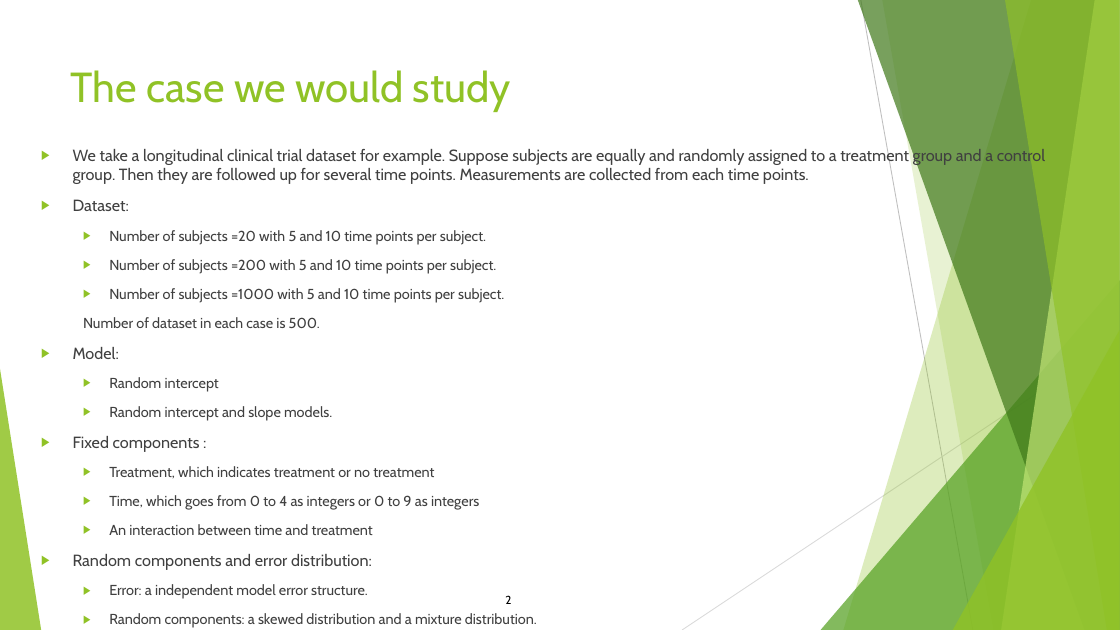
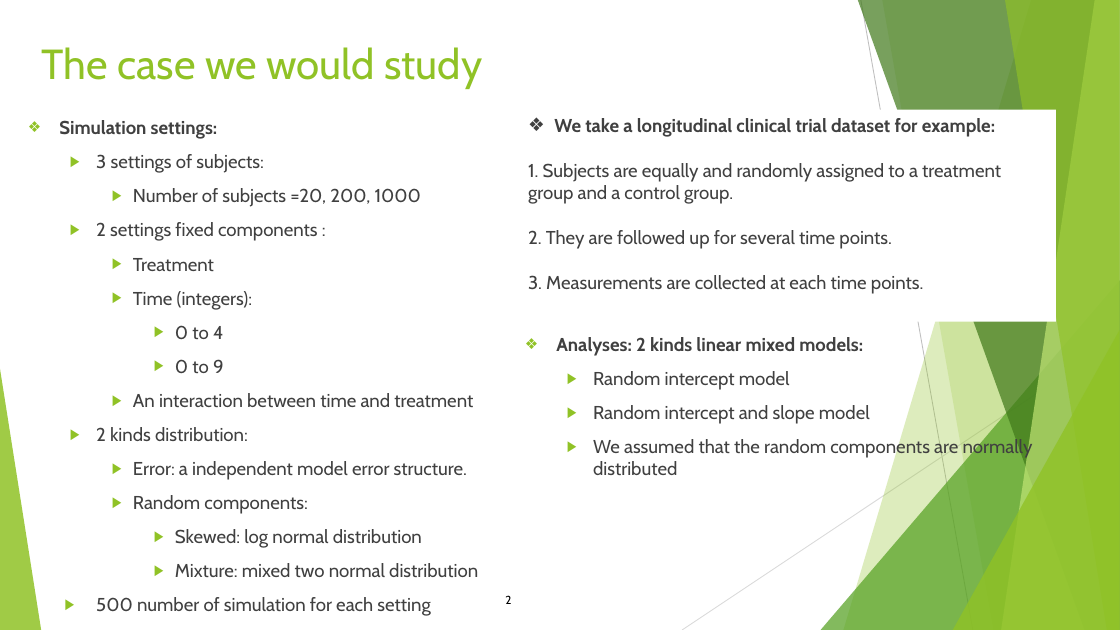
Before and after one commit to zhwr7125/BIOS6624, a slide deck: slide 2 of Project2/Reports/Project 2 interim.pptx. Drawn at 1120x630 pixels with LibreOffice and Linux fonts; fonts in the diff are those of the drawing. Boxes give left, top, right and bottom in pixels: in the first picture for what was removed or moved away, otherwise in the second. Text is boxed around its words. In the diff, an @@ line names an element or a change of style, - is before the commit and + after.

Commit message:
4th version

```diff
--- a/Project2/Reports/Project 2 interim.pptx
+++ b/Project2/Reports/Project 2 interim.pptx
@@ title "The case we would study": place and size @@
-title "The case we would study" at (71, 70, 511, 112)
+title "The case we would study" at (42, 47, 482, 89)
@@ text "Simulation settings:": place and size @@
-text "Simulation settings:" at (73, 148, 1045, 599)
+text "Simulation settings:" at (59, 120, 478, 616)
@@ rectangle added at (520, 110, 1056, 322), fill #FFFFFF, 16 pt, text #404040 @@
+❖ We take a longitudinal clinical trial dataset for example:
+1. Subjects are equally and randomly assigned to a treatment group and a control group.
+2. They are followed up for several time points.
+3. Measurements are collected at each time points.
@@ text at (59, 120, 421, 373): text changed; size 12.4 to 16 pt @@
-▶ We take a longitudinal clinical trial dataset for example. Suppose subjects are equally and randomly assigned to a treatment group and a control group. Then they are followed up for several time points. Measurements are collected from each time points.
-▶ Dataset:
-  ▶ Number of subjects =20 with 5 and 10 time points per subject.
-  ▶ Number of subjects =200 with 5 and 10 time points per subject.
-  ▶ Number of subjects =1000 with 5 and 10 time points per subject.
-  Number of dataset in each case is 500.
-▶ Model:
-  ▶ Random intercept
-  ▶ Random intercept and slope models.
-▶ Fixed components :
-  ▶ Treatment, which indicates treatment or no treatment
-  ▶ Time, which goes from 0 to 4 as integers or 0 to 9 as integers
+❖ Simulation settings:
+  ▶ 3 settings of subjects:
+    ▶ Number of subjects =20, 200, 1000
+  ▶ 2 settings fixed components :
+    ▶ Treatment
+    ▶ Time (integers):
+      ▶ 0 to 4
+      ▶ 0 to 9
@@ text added at (556, 337, 1033, 475), 16 pt, text #404040 @@
+❖ Analyses: 2 kinds linear mixed models:
+  ▶ Random intercept model
+  ▶ Random intercept and slope model
+  ▶ We assumed that the random components are normally distributed
@@ text at (133, 393, 473, 480): size 12.4 to 16 pt in "An interaction between time and treatment", "Error: a independent model error structure."; list level 2 to 3 in "An interaction between time and ..."; list level 2 to 3 in "Error: a independent model error ..." @@
@@ text at (96, 427, 248, 441): text changed; size 13.9 to 16 pt @@
-▶ Random components and error distribution:
+  ▶ 2 kinds distribution:
@@ text at (96, 495, 478, 616): text changed; size 12.4 to 16 pt @@
-  ▶ Random components: a skewed distribution and a mixture distribution.
+    ▶ Random components:
+      ▶ Skewed: log normal distribution
+      ▶ Mixture: mixed two normal distribution
+    ▶ 500 number of simulation for each setting
```
Also in this commit, not shown: 2 other slides changed.
